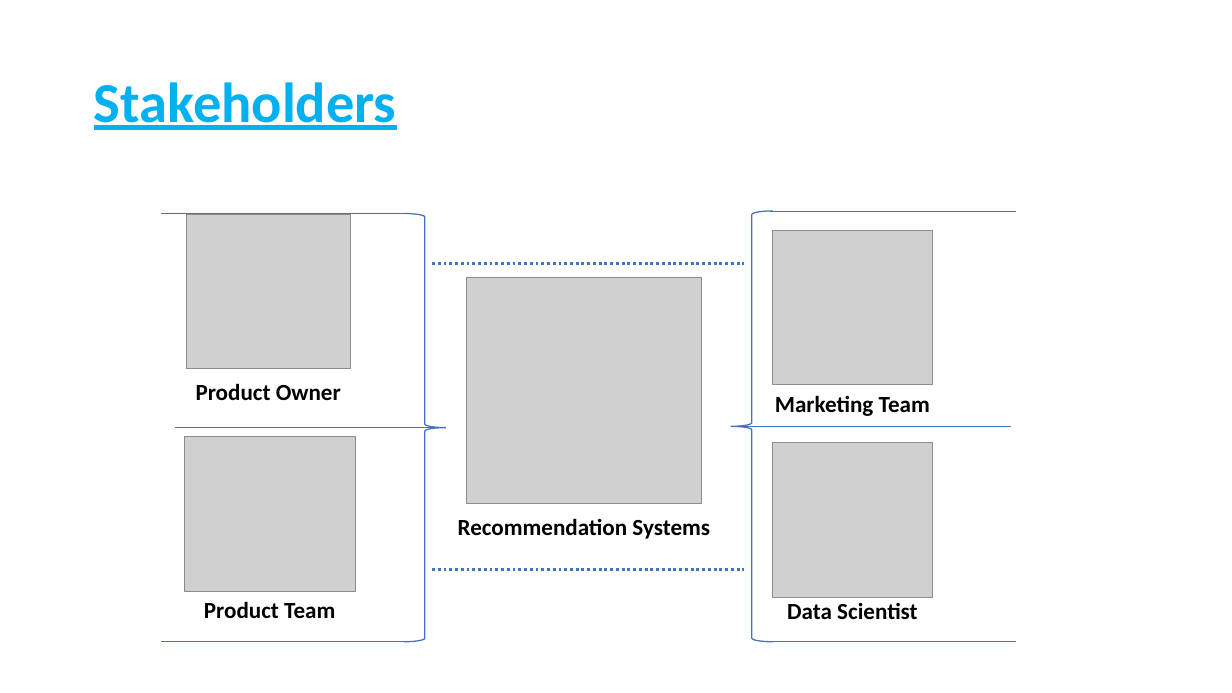
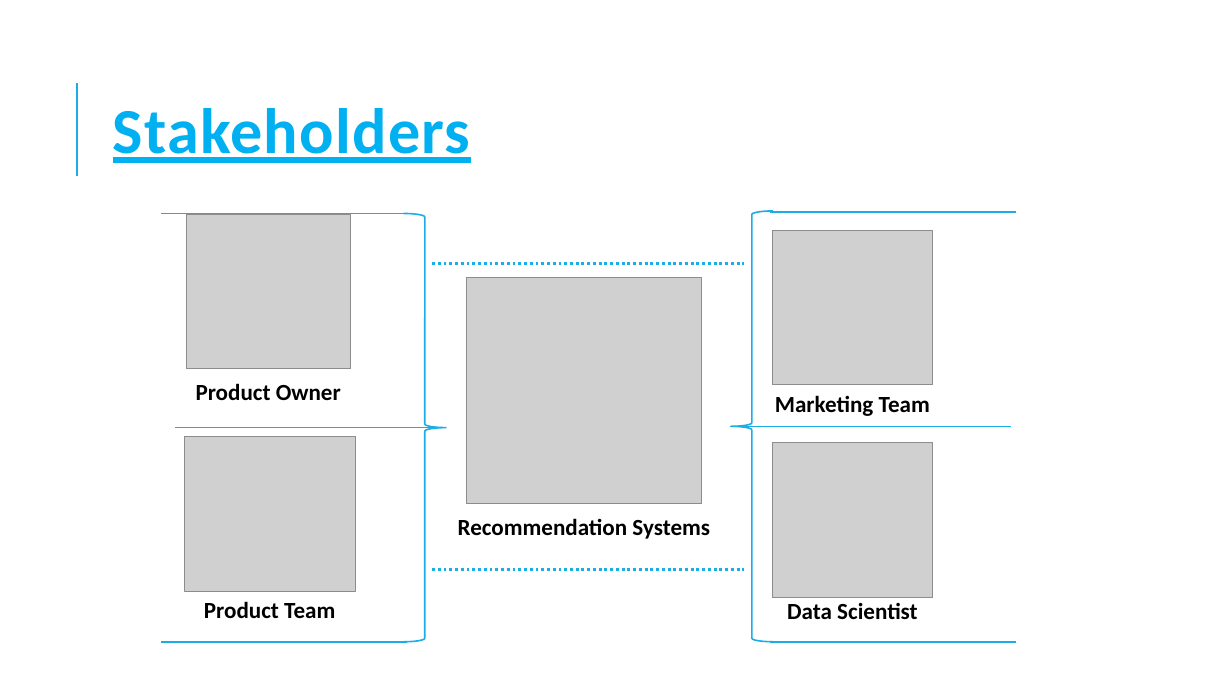
Before and after one commit to H-Rumenya/Group_2_P4_Project, a slide deck: slide 5 of Non-Technical Presentation.pptx. Drawn at 1232x693 pixels with LibreOffice and Linux fonts; fonts in the diff are those of the drawing; grey boxes stand for pictures. Boxes give left, top, right and bottom in pixels: in the first picture for what was removed or moved away, otherwise in the second. Text is boxed around its words. In the diff, an @@ line names an element or a change of style, - is before the commit and + after.

```diff
--- a/Non-Technical Presentation.pptx
+++ b/Non-Technical Presentation.pptx
@@ title "Stakeholders": place and size @@
-title "Stakeholders" at [94,82,396,130]
+title "Stakeholders" at [113,108,471,163]
@@ title "Stakeholders" at [113,108,471,163]: size 44 to 50 pt, letter spacing 0 to 1 pt; line spacing 0.9 to 0.8 @@
@@ line added from (77, 176) to (77, 83), #1CADE4 1.5 pt @@
@@ line (161, 213) - (407, 213): stroke #4472C4 1 pt to #1CADE4 1.25 pt @@
@@ right brace at [404,213,446,642]: outline #4472C4 1 pt to #1CADE4 1.25 pt @@
@@ left brace at [731,211,774,641]: outline #4472C4 1 pt to #1CADE4 1.25 pt @@
@@ line (771, 212) - (1017, 212): stroke #4472C4 1 pt to #1CADE4 1.25 pt @@
@@ line (433, 263) - (744, 263): stroke #4472C4 2.25 pt dashed to #1CADE4 2.25 pt dashed @@
@@ line (175, 428) - (436, 428): stroke #4472C4 1 pt to #1CADE4 1.25 pt @@
@@ line (743, 427) - (1011, 427): stroke #4472C4 1 pt to #1CADE4 1.25 pt @@
@@ line (433, 570) - (744, 570): stroke #4472C4 2.25 pt dashed to #1CADE4 2.25 pt dashed @@
@@ line (161, 642) - (407, 642): stroke #4472C4 1 pt to #1CADE4 1.25 pt @@
@@ line (771, 642) - (1017, 642): stroke #4472C4 1 pt to #1CADE4 1.25 pt @@
```
Also in this commit, not shown: 10 other slides changed, 2 slides added.
